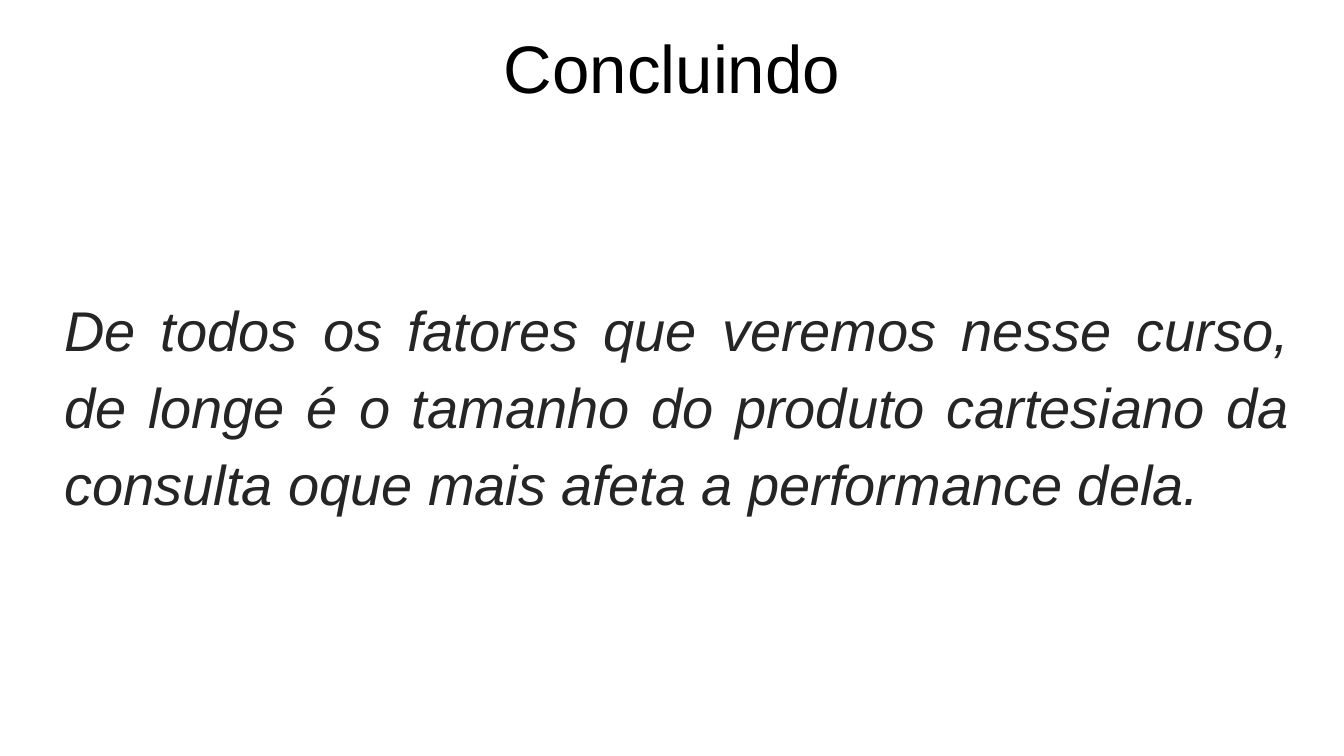
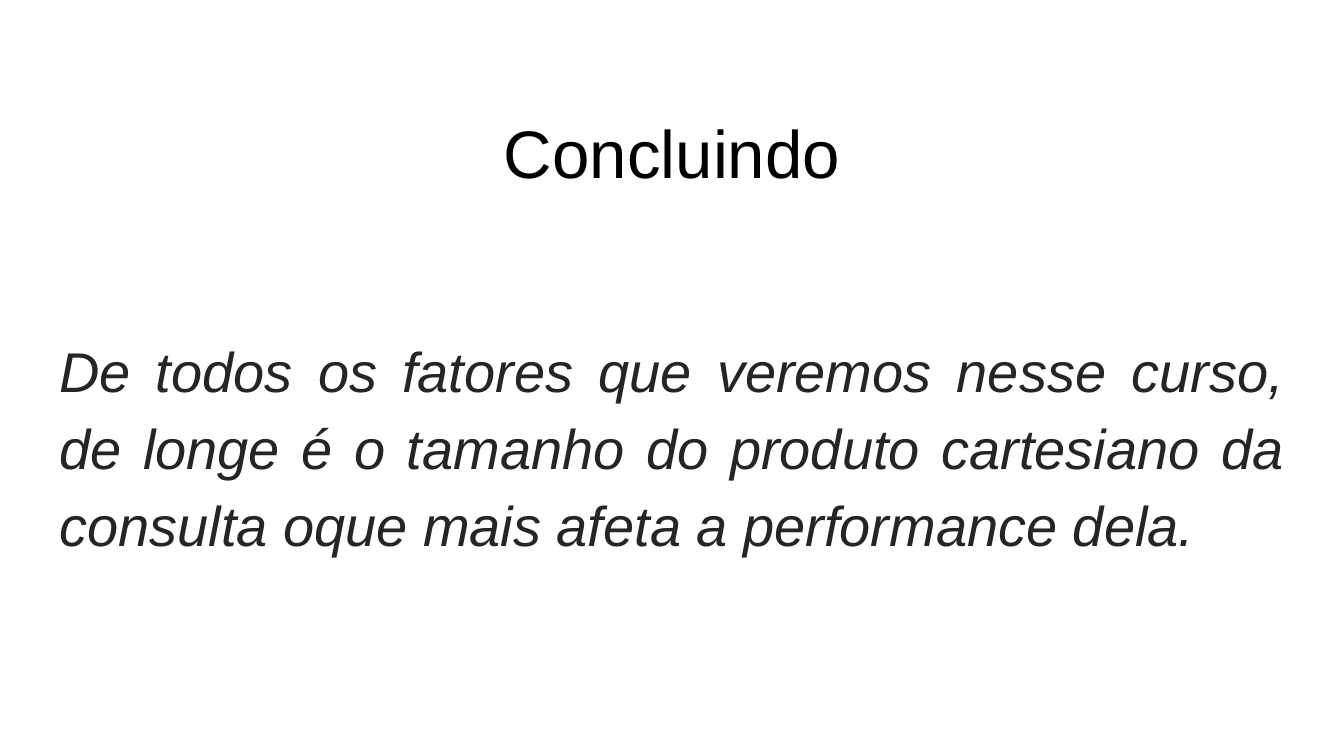
Before and after one commit to gbencke/ZenDoSQL, a slide deck: slide 10 of Zen Do SQL.pptx. Drawn at 1344x756 pixels with LibreOffice and Linux fonts; fonts in the diff are those of the drawing. Boxes give left, top, right and bottom in pixels: in the first picture for what was removed or moved away, otherwise in the second. Text is boxed around its words. In the diff, an @@ line names an element or a change of style, - is before the commit and + after.

```diff
--- a/Zen Do SQL.pptx
+++ b/Zen Do SQL.pptx
@@ title "Concluindo": place and size @@
-title "Concluindo" at bbox=[504, 44, 840, 94]
+title "Concluindo" at bbox=[504, 129, 840, 179]
@@ text "De todos os fatores que ...": place and size @@
-text "De todos os fatores que ..." at bbox=[64, 310, 1288, 515]
+text "De todos os fatores que ..." at bbox=[59, 351, 1283, 556]
```
Also in this commit, not shown: 10 other slides changed, 1 other file.
